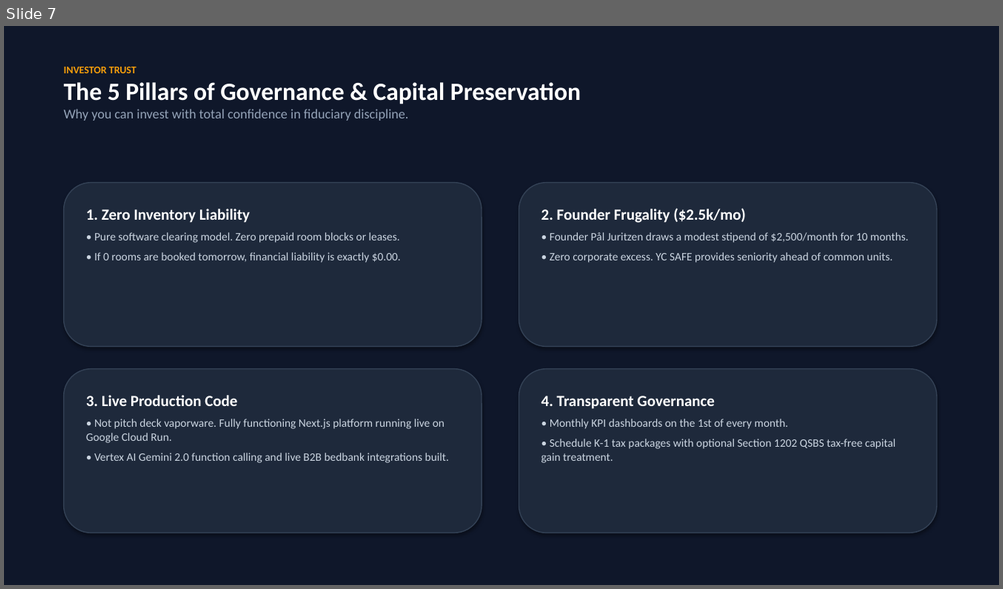
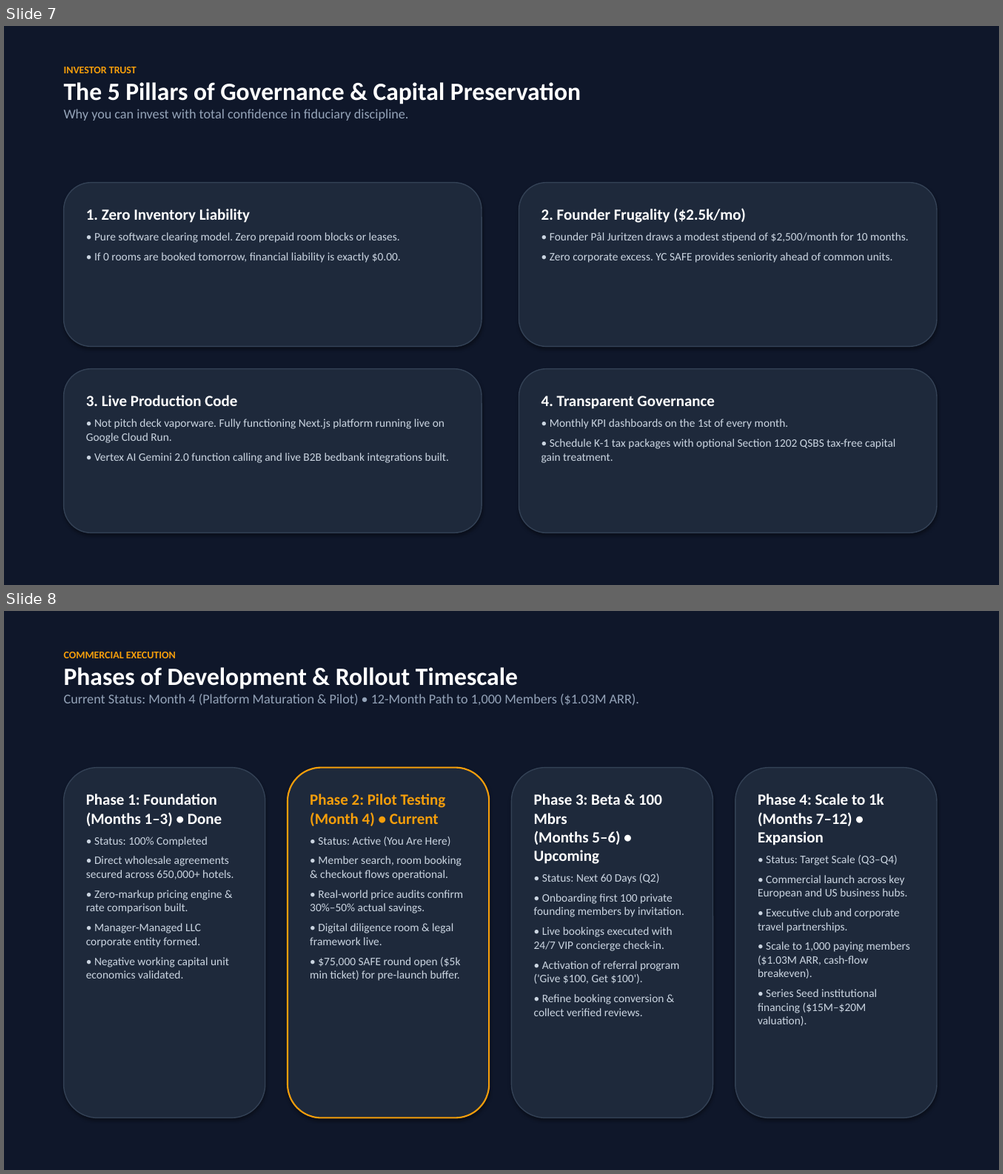
Before and after one commit to aiappsy/atlas-investor-portal, a slide deck: public/docs/investors/ATLAS_Investor_Pitch_Deck.pptx. Shown one above the other, each under a label of ours: slide 7 before the commit, slides 7 and 8 after it. The pictures are 1003x589 and 1003x1174 pixels, drawn with LibreOffice and Linux fonts; fonts in the diff are those of the drawing. Boxes give left, top, right and bottom in pixels: in the first picture for what was removed or moved away, otherwise in the second. Text is boxed around its words. In the diff, an @@ line names an element or a change of style, - is before the commit and + after.

Commit message:
Add non-technical Development Phases and Timescale roadmap to Overview, Milestones, and PPTX deck

```diff
--- a/public/docs/investors/ATLAS_Investor_Pitch_Deck.pptx
+++ b/public/docs/investors/ATLAS_Investor_Pitch_Deck.pptx
@@ slide 8 added at (4, 611, 999, 1170), background #FFFFFF @@
@@ rectangle added at (4, 611, 999, 1170), fill #0F172A @@
@@ text added at (64, 652, 639, 706), 13 pt, text #94A3B8 @@
+COMMERCIAL EXECUTION
+Phases of Development & Rollout Timescale
+Current Status: Month 4 (Platform Maturation & Pilot) • 12-Month Path to 1,000 Members ($1.03M ARR).
@@ rounded rectangle added at (64, 768, 265, 1119), fill #1E293B, outline #334155 1 pt @@
@@ rounded rectangle added at (287, 768, 489, 1119), fill #1E293B, outline #F59E0B 1.5 pt @@
@@ rounded rectangle added at (512, 768, 713, 1119), fill #1E293B, outline #334155 1 pt @@
@@ rounded rectangle added at (735, 768, 936, 1119), fill #1E293B, outline #334155 1 pt @@
@@ text added at (86, 794, 233, 979), 11 pt, text #CBD5E1 @@
+Phase 1: Foundation
+(Months 1–3) • Done
+• Status: 100% Completed
+• Direct wholesale agreements secured across 650,000+ hotels.
+• Zero-markup pricing engine & rate comparison built.
+• Manager-Managed LLC corporate entity formed.
+• Negative working capital unit economics validated.
@@ text added at (310, 794, 463, 981), 11 pt, text #CBD5E1 @@
+Phase 2: Pilot Testing
+(Month 4) • Current
+• Status: Active (You Are Here)
+• Member search, room booking & checkout flows operational.
+• Real-world price audits confirm 30%–50% actual savings.
+• Digital diligence room & legal framework live.
+• $75,000 SAFE round open ($5k min ticket) for pre-launch buffer.
@@ text added at (534, 794, 684, 1017), 11 pt, text #CBD5E1 @@
+Phase 3: Beta & 100 Mbrs
+(Months 5–6) • Upcoming
+• Status: Next 60 Days (Q2)
+• Onboarding first 100 private founding members by invitation.
+• Live bookings executed with 24/7 VIP concierge check-in.
+• Activation of referral program ('Give $100, Get $100').
+• Refine booking conversion & collect verified reviews.
@@ text added at (757, 794, 910, 1026), 11 pt, text #CBD5E1 @@
+Phase 4: Scale to 1k
+(Months 7–12) • Expansion
+• Status: Target Scale (Q3–Q4)
+• Commercial launch across key European and US business hubs.
+• Executive club and corporate travel partnerships.
+• Scale to 1,000 paying members ($1.03M ARR, cash-flow breakeven).
+• Series Seed institutional financing ($15M–$20M valuation).
```
Also in this commit, not shown: 1 other file.
